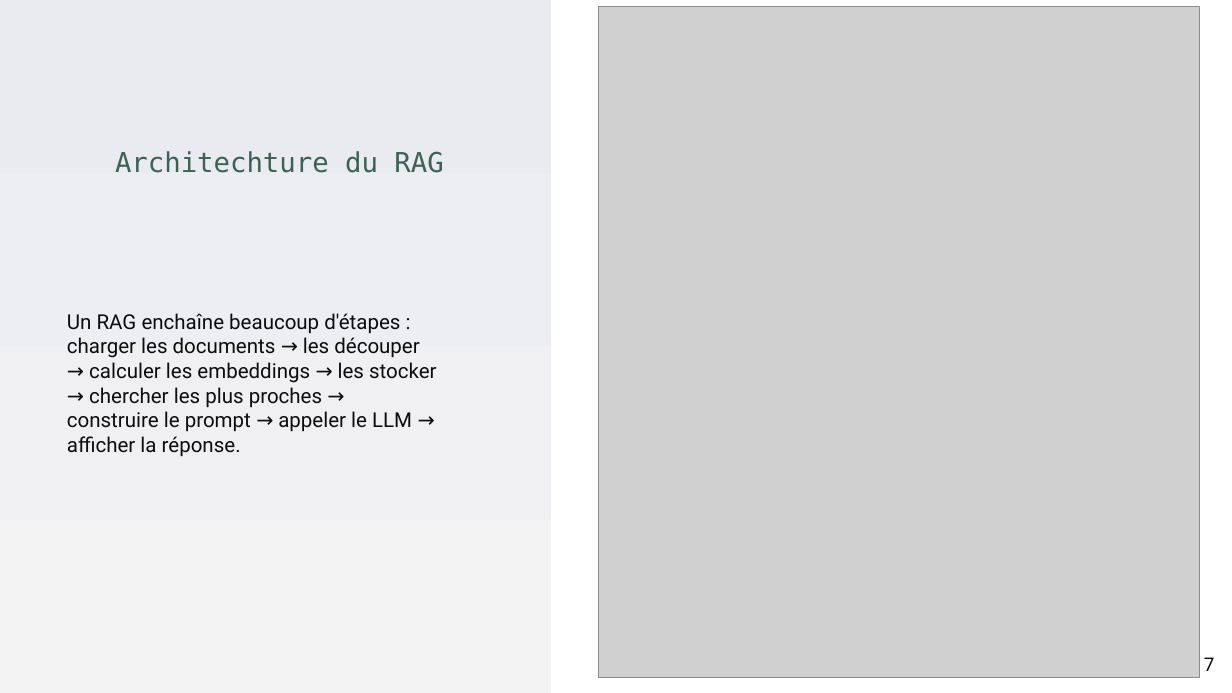
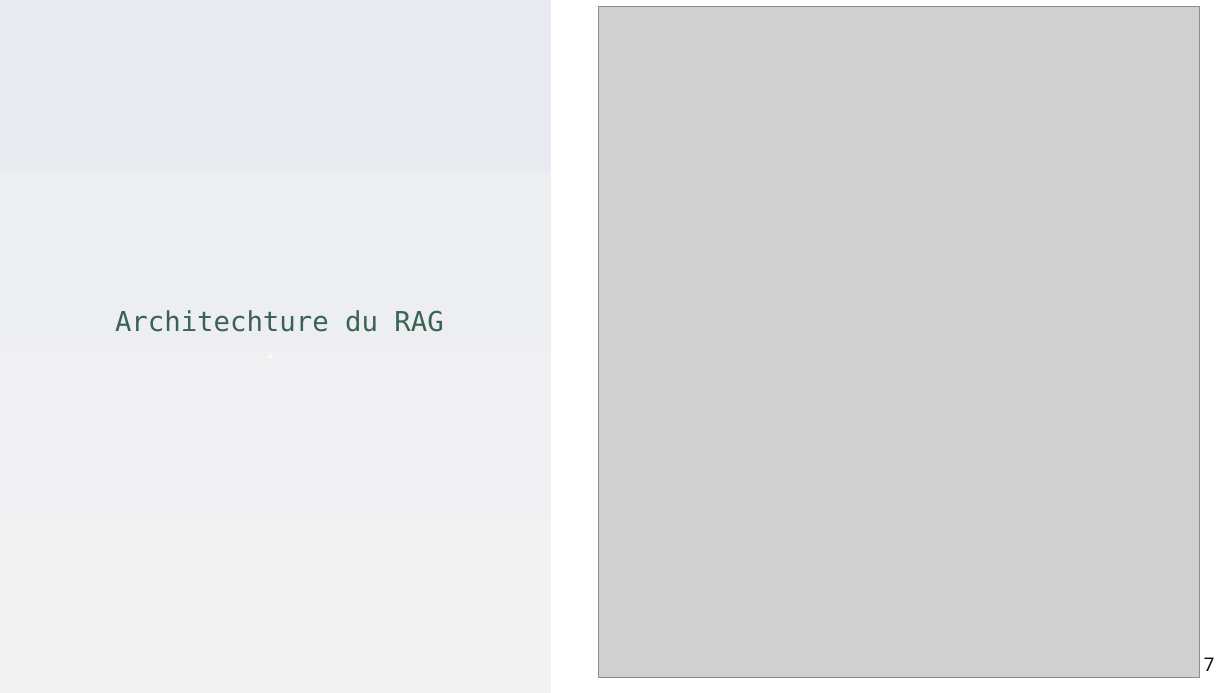
Before and after one commit to Solisdata/ocr_projet11_RAG, a slide deck: slide 7 of docs/ocr_projet11_RAG_v6.pptx. Drawn at 1232x693 pixels with LibreOffice and Linux fonts; fonts in the diff are those of the drawing; grey boxes stand for pictures. Boxes give left, top, right and bottom in pixels: in the first picture for what was removed or moved away, otherwise in the second. Text is boxed around its words. In the diff, an @@ line names an element or a change of style, - is before the commit and + after.

```diff
--- a/docs/ocr_projet11_RAG_v6.pptx
+++ b/docs/ocr_projet11_RAG_v6.pptx
@@ text "Architechture du RAG" moved from (x1=115, y1=151, x2=443, y2=173) to (x1=115, y1=310, x2=443, y2=332) @@
@@ text removed at (x1=67, y1=313, x2=437, y2=456) @@
-Un RAG enchaîne beaucoup d'étapes : charger les documents → les découper → calculer les embeddings → les stocker → chercher les plus proches → construire le prompt → appeler le LLM → afficher la réponse.
```
Also in this commit, not shown: 7 other slides changed, 3 other files.
